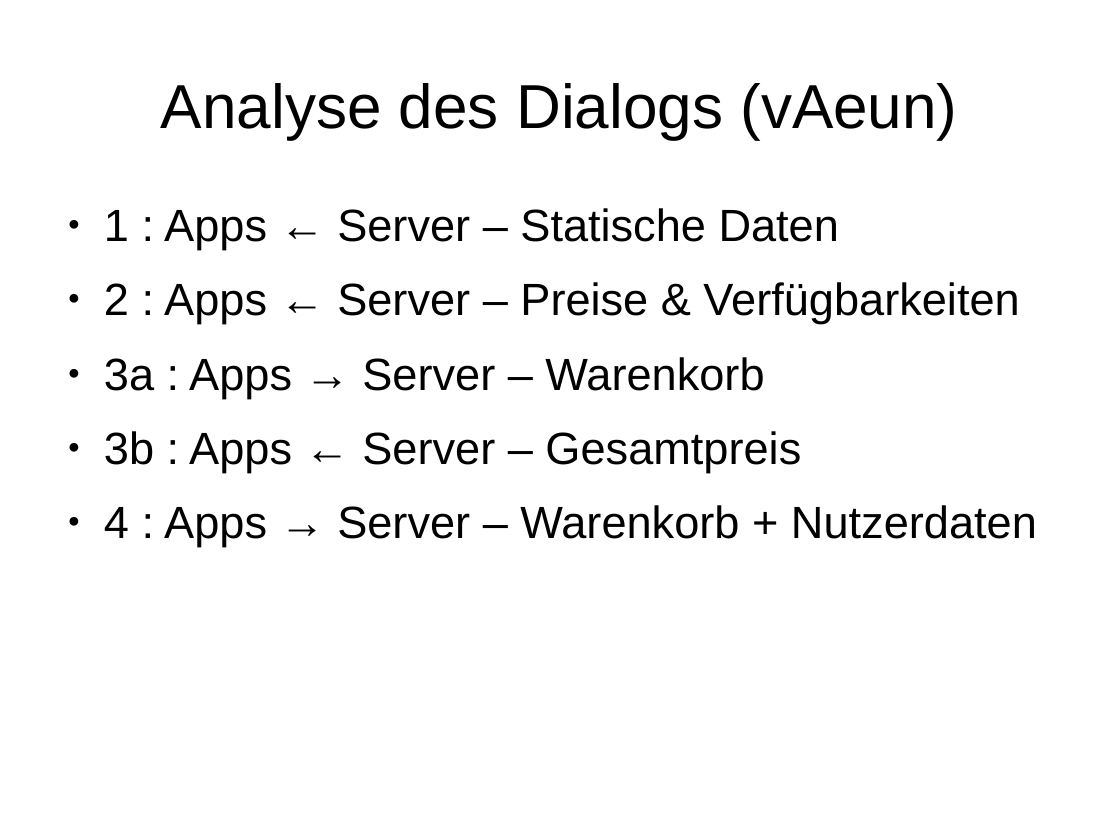
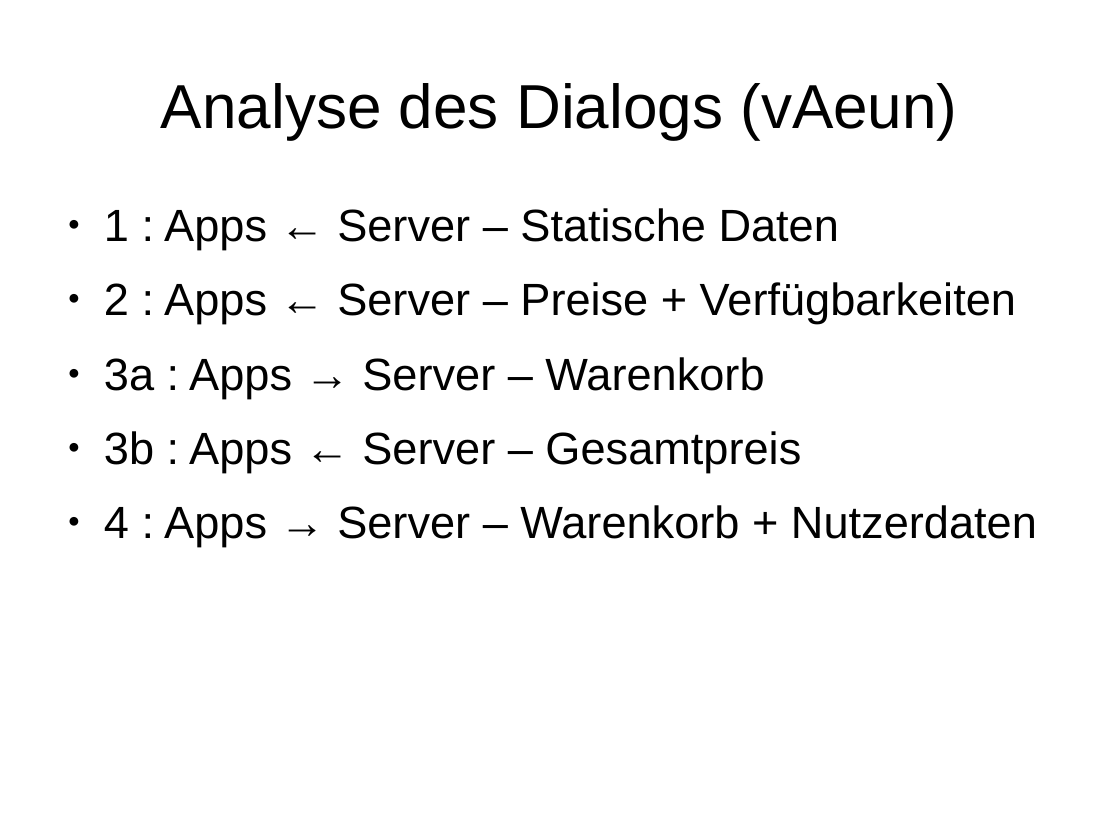
Before and after one commit to janhelmle/weiterbildung_fachinformatiker_ihk_projektantrag, a slide deck: slide 8 of praesentation/presentation_v1.odp. Drawn at 1120x840 pixels with LibreOffice and Linux fonts; fonts in the diff are those of the drawing. Boxes give left, top, right and bottom in pixels: in the first picture for what was removed or moved away, otherwise in the second. Text is boxed around its words. In the diff, an @@ line names an element or a change of style, - is before the commit and + after.

```diff
--- a/praesentation/presentation_v1.odp
+++ b/praesentation/presentation_v1.odp
@@ text at <box>104,282,1016,324</box>: text changed @@
-● 2 : Apps ← Server – Preise & Verfügbarkeiten
+● 2 : Apps ← Server – Preise + Verfügbarkeiten
```
Also in this commit, not shown: 7 other files.
